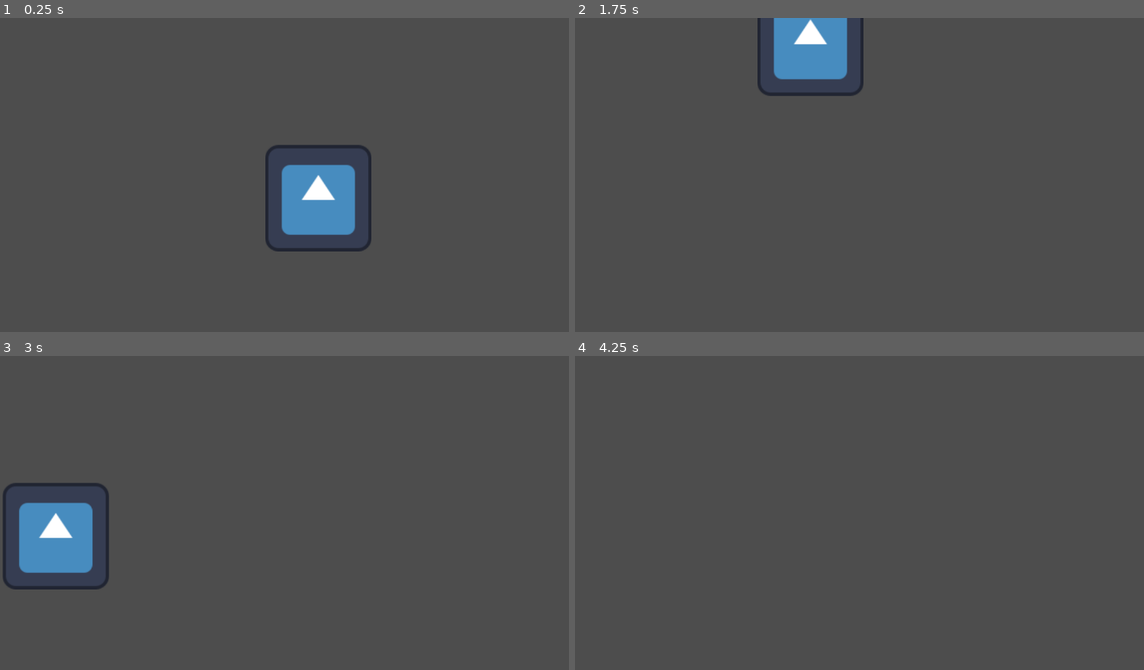
Above: before the commit, frames 1-4 (two rows, left to right).
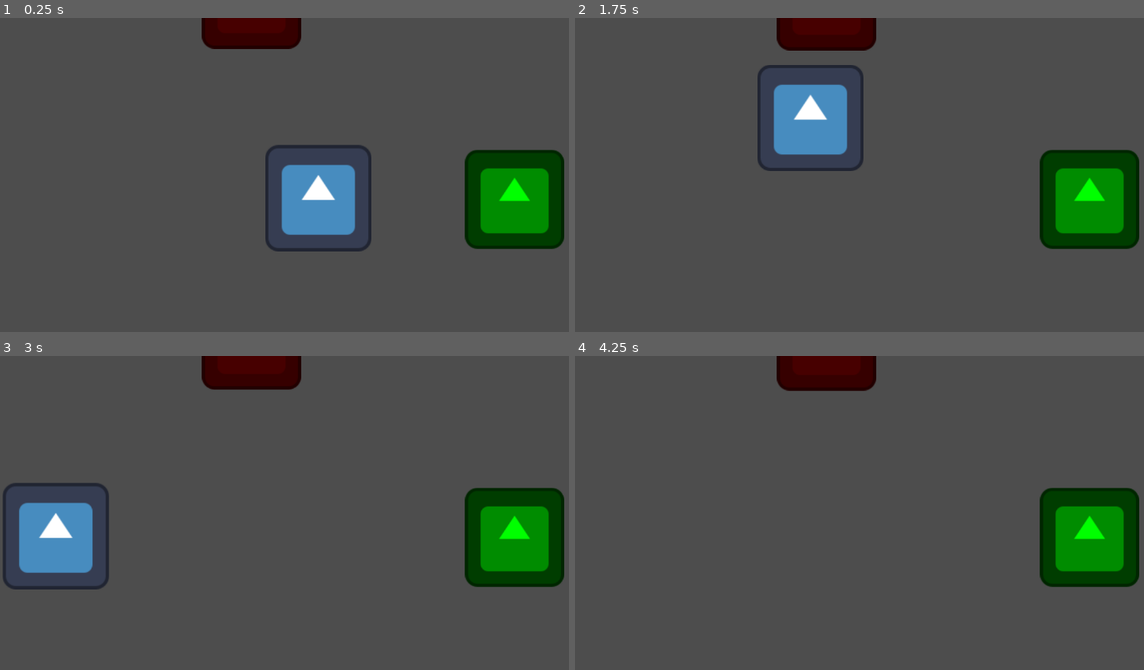
Above: after the commit, the same moments.

Repository: ButterM-40/BlitzWaveStudioGameJam70
Game: Godot game, scene res://TestingCode.tscn
Same seed, same stepped clock (60 frames per second), same inputs: the game is played once before the commit and once after it. This scene is started directly instead of the project's main scene. The engine's default icon, where the game draws it, is replaced by a stand-in: a white triangle on a blue panel in a dark square.
Inputs:
- Up to frame 1 (0.25 s): no input
- Up to frame 2 (1.75 s): tap Enter at 0.5 s; hold A (Right) 0.53-1.28 s; tap W (Jump) at 0.77, 1.52 s; hold D (Left) from 1.28 s (still down)
- Up to frame 3 (3 s): release D (Left) at 2.03 s; hold A (Right) from 2.03 s (still down)
- Up to frame 4 (4.25 s): tap W (Jump) at 3.02, 3.77 s; release A (Right) at 3.53 s; hold D (Left) from 3.53 s (still down)

The runs differ from the first frame. In frame 1, 7.2% of the frame differs, in the area x 35-100%, y 0-74%; in frame 2, 12%, in the area x 32-100%, y 0-74%; in frame 3, 7.3%; in frame 4, 7.4%.

Commit message:
Added turtles

Diff:
--- a/TestingCode.tscn
+++ b/TestingCode.tscn
@@ -1,8 +1,9 @@
-[gd_scene load_steps=7 format=3 uid="uid://brmec6pyeuyld"]
+[gd_scene load_steps=8 format=3 uid="uid://brmec6pyeuyld"]
 
 [ext_resource type="PackedScene" uid="uid://c0fvrc2i7867u" path="res://player.tscn" id="1_648b6"]
 [ext_resource type="PackedScene" uid="uid://bhc7exvr1wf1n" path="res://Totem.tscn" id="2_1d84j"]
 [ext_resource type="Script" path="res://Totem.gd" id="3_xbgnj"]
+[ext_resource type="Texture2D" uid="uid://2mafoxdtsprp" path="res://icon.svg" id="4_lps34"]
 
 [sub_resource type="RectangleShape2D" id="RectangleShape2D_edwag"]
 size = Vector2(172, 18)
@@ -35,14 +36,20 @@
 position = Vector2(0, -82)
 shape = SubResource("RectangleShape2D_edwag")
 
-[node name="OwlCollider" type="StaticBody2D" parent="Totem"]
+[node name="TurtleCollider" type="StaticBody2D" parent="Totem"]
 collision_layer = 2
 collision_mask = 2
 
-[node name="CollisionShape2D" type="CollisionShape2D" parent="Totem/OwlCollider"]
+[node name="CollisionShape2D" type="CollisionShape2D" parent="Totem/TurtleCollider"]
 position = Vector2(0, -90.27)
 shape = SubResource("RectangleShape2D_fxg2n")
 one_way_collision = true
+
+[node name="Sprite2D" type="Sprite2D" parent="Totem"]
+modulate = Color(0, 1, 0, 1)
+position = Vector2(0, 2)
+scale = Vector2(1.4, 1.4)
+texture = ExtResource("4_lps34")
 
 [node name="TestPlatform" type="StaticBody2D" parent="."]
 position = Vector2(0, 181)
@@ -54,7 +61,7 @@
 shape = SubResource("RectangleShape2D_hg2a7")
 
 [node name="Totem2" parent="." instance=ExtResource("2_1d84j")]
-position = Vector2(102, -342)
+position = Vector2(-121, -360)
 script = ExtResource("3_xbgnj")
 metadata/TotemType = "Owl"
 
@@ -64,16 +71,50 @@
 position = Vector2(0, -82)
 shape = SubResource("RectangleShape2D_edwag")
 
-[node name="OwlCollider" type="StaticBody2D" parent="Totem2"]
+[node name="TurtleCollider" type="StaticBody2D" parent="Totem2"]
 collision_layer = 2
 collision_mask = 2
 
-[node name="CollisionShape2D" type="CollisionShape2D" parent="Totem2/OwlCollider"]
+[node name="CollisionShape2D" type="CollisionShape2D" parent="Totem2/TurtleCollider"]
 position = Vector2(0, -90.27)
 shape = SubResource("RectangleShape2D_fxg2n")
 one_way_collision = true
+
+[node name="Sprite2D" type="Sprite2D" parent="Totem2"]
+modulate = Color(1, 0, 0, 1)
+position = Vector2(0, 2)
+scale = Vector2(1.4, 1.4)
+texture = ExtResource("4_lps34")
+
+[node name="Totem3" parent="." instance=ExtResource("2_1d84j")]
+position = Vector2(-121, -547)
+script = ExtResource("3_xbgnj")
+metadata/TotemType = "Turtle"
+
+[node name="FrogAbilityCollider" type="Area2D" parent="Totem3"]
+
+[node name="CollisionShape2D" type="CollisionShape2D" parent="Totem3/FrogAbilityCollider"]
+position = Vector2(0, -82)
+shape = SubResource("RectangleShape2D_edwag")
+
+[node name="TurtleCollider" type="StaticBody2D" parent="Totem3"]
+collision_layer = 3
+collision_mask = 3
+
+[node name="CollisionShape2D" type="CollisionShape2D" parent="Totem3/TurtleCollider"]
+position = Vector2(0, -90.27)
+shape = SubResource("RectangleShape2D_fxg2n")
+one_way_collision = true
+
+[node name="Sprite2D" type="Sprite2D" parent="Totem3"]
+modulate = Color(0, 1, 0.415686, 1)
+position = Vector2(0, 1)
+scale = Vector2(1.4, 1.4)
+texture = ExtResource("4_lps34")
 
 [connection signal="area_entered" from="Totem/FrogAbilityCollider" to="Player" method="_on_frog_ability_collider_area_entered"]
 [connection signal="area_exited" from="Totem/FrogAbilityCollider" to="Player" method="_on_frog_ability_collider_area_exited"]
 [connection signal="area_entered" from="Totem2/FrogAbilityCollider" to="Player" method="_on_frog_ability_collider_area_entered"]
 [connection signal="area_exited" from="Totem2/FrogAbilityCollider" to="Player" method="_on_frog_ability_collider_area_exited"]
+[connection signal="area_entered" from="Totem3/FrogAbilityCollider" to="Player" method="_on_frog_ability_collider_area_entered"]
+[connection signal="area_exited" from="Totem3/FrogAbilityCollider" to="Player" method="_on_frog_ability_collider_area_exited"]
--- a/Totem.gd
+++ b/Totem.gd
@@ -8,12 +8,20 @@
 	if get_meta("TotemType") == "Owl":
 		gravity_scale = 0
 
-	if get_meta("TotemType") == "Owl":
-		set_collision_layer_value(1, false)
+	if get_meta("TotemType") == "Turtle":
+		set_collision_layer_value(1, true)
 		set_collision_layer_value(2, false)
-		set_collision_mask_value(1, false)
+		set_collision_mask_value(1, true)
 		set_collision_mask_value(2, false)
 	else:
-		get_node("OwlCollider").queue_free()
+		get_node("TurtleCollider").queue_free()
 
 	pass # Replace with function body.
+
+
+func _process(delta):
+	if get_meta("TotemType") == "Owl":
+		linear_velocity = Vector2.ZERO
+		angular_velocity = 0
+
+	pass
--- a/player.gd
+++ b/player.gd
@@ -16,7 +16,11 @@
 
 	var grounded = false
 
-	if get_node('GroundedCollider').get_overlapping_bodies().size() > 0:
+	for i in get_node('GroundedCollider').get_overlapping_bodies():
+		if i.has_meta('TotemType'):
+			if i.get_meta('TotemType') == 'Turtle':
+				continue
+
 		grounded = true
 
 	var vertical_input = 0
